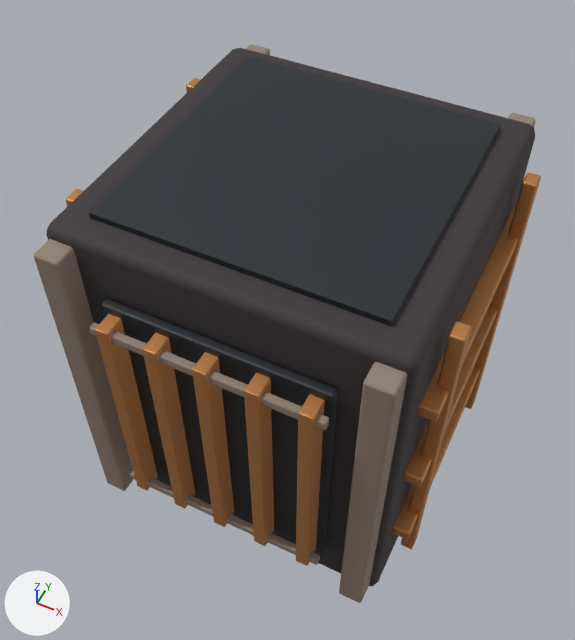
One commit to the glTF model godot/campaign/art/structures/uplink-shaft-0.glb: the scene before it, then after it.
Camera for both pictures: a camera (50 mm lens) standing at (0.606, -1.312, 2.098) and looking at (-0.036, -0.027, 0.492). The lights are fixed; the arrows at lower left show +X, +Y and +Z. The first picture is the older version. Where no turn or scale is listed for an object, it has been applied to the vertices. Vertices at exactly the same position are counted once.

The older version as bpy lines, for what is in view:
```python
me_cube_001 = bpy.data.meshes.new('Cube.001')
me_cube_001.from_pydata(...)  # 120 vertices, 228 faces; spans x -0.34..0.34, y -0.449..0.449, z 0.0..1.0
me_cube_001.materials.append(mat_uplink_2)  # dark grey #383d42
me_cube_002 = bpy.data.meshes.new('Cube.002')
me_cube_002.from_pydata(...)  # 448 vertices, 864 faces; spans x -0.403..0.403, y -0.493..0.493, z 0.04..0.96
me_cube_002.materials.append(mat_uplink_1)  # brown #968679
me_cube_005 = bpy.data.meshes.new('Cube.005')
me_cube_005.from_pydata(...)  # 1120 vertices, 2160 faces; spans x -0.47..0.47, y -0.501..0.501, z 0.06..0.94
me_cube_005.materials.append(mat_uplink_3)  # orange #cb8b51
ob_uplink_1 = bpy.data.objects.new('uplink_1', me_cube_002)
ob_uplink_1.location = (0.0, 0.0, 0.0)
ob_uplink_2 = bpy.data.objects.new('uplink_2', me_cube_001)
ob_uplink_2.location = (0.0, 0.0, 0.0)
ob_uplink_3 = bpy.data.objects.new('uplink_3', me_cube_005)
ob_uplink_3.location = (0.0, 0.0, 0.0)
# also in view: 'uplink_0' at (0.0, 0.0, 0.5)
```
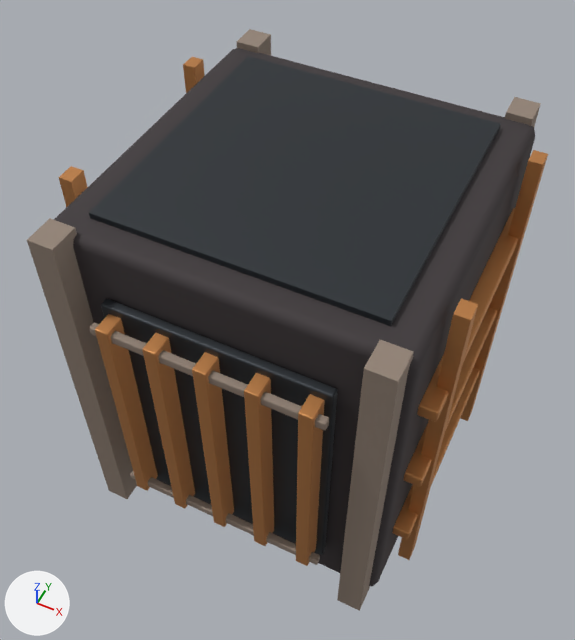
Where the change shows, as pixel boxes (x1, y1, x2, y2) in the pictures (575 x 640 px):
'uplink_3', reshaped: before (66, 78, 541, 566); after (59, 57, 548, 566)
'uplink_1', reshaped: before (34, 44, 536, 603); after (27, 29, 541, 611)
part 1 of me_cube_002, added (brown): after (237, 29, 271, 56)
part 2 of me_cube_002, added (brown): after (505, 97, 541, 127)
part 3 of me_cube_002, added (brown): after (27, 218, 137, 499)
part 4 of me_cube_002, added (brown): after (337, 340, 414, 611)
part 5 of me_cube_002, deleted (mostly hidden): before (246, 44, 270, 55)
part 6 of me_cube_002, deleted (mostly hidden): before (508, 113, 536, 127)
part 7 of me_cube_005, added (orange): after (59, 166, 87, 207)
part 8 of me_cube_005, added: after (461, 150, 548, 421)
part 9 of me_cube_005, added (orange): after (398, 299, 478, 560)
part 10 of me_cube_005, deleted (mostly hidden): before (66, 189, 83, 206)
part 11 of me_cube_005, built on (mostly hidden before): before (186, 78, 200, 92); after (183, 57, 205, 93)

Diff of the bpy script that builds the scene:
```diff
--- a/godot/campaign/art/structures/uplink-shaft-0.glb.py
+++ b/godot/campaign/art/structures/uplink-shaft-0.glb.py
@@ me_cube_002 @@
 # used by ob_uplink_1; location = (0.0, 0.0, 0.0)
-me_cube_002.from_pydata(...)  # 448 vertices, 864 faces; spans x -0.403..0.403, y -0.493..0.493, z 0.04..0.96
+me_cube_002.from_pydata(...)  # 256 vertices, 480 faces; spans x -0.403..0.403, y -0.493..0.493, z 0.0..1.0
+# me_cube_002 part 1: a new loose piece, a box spanning x -0.403..-0.338, y 0.4..0.476, z 0.0..1.0, in mat_uplink_1 (brown #968679)
+# me_cube_002 part 2: a new loose piece, a box spanning x 0.338..0.403, y 0.4..0.476, z 0.0..1.0, in mat_uplink_1 (brown #968679)
+# me_cube_002 part 3: a new loose piece, a box spanning x -0.403..-0.338, y -0.476..-0.401, z 0.0..1.0, in mat_uplink_1 (brown #968679)
+# me_cube_002 part 4: a new loose piece, a box spanning x 0.338..0.403, y -0.476..-0.401, z 0.0..1.0, in mat_uplink_1 (brown #968679)
+# me_cube_002 part 5: the loose piece of 56 vertices spanning x -0.403..-0.338, y 0.4..0.476, z 0.04..0.96 is deleted
+# me_cube_002 part 6: the loose piece of 56 vertices spanning x 0.338..0.403, y 0.4..0.476, z 0.04..0.96 is deleted
+# other edits to the shape of me_cube_002 do not show in these pictures
 me_cube_002.materials.append(mat_uplink_1)
@@ me_cube_005 @@
 # used by ob_uplink_3; location = (0.0, 0.0, 0.0)
-me_cube_005.from_pydata(...)  # 1120 vertices, 2160 faces; spans x -0.47..0.47, y -0.501..0.501, z 0.06..0.94
+me_cube_005.from_pydata(...)  # 928 vertices, 1776 faces; spans x -0.47..0.47, y -0.501..0.501, z 0.0..1.0
+# me_cube_005 part 7: a new loose piece, a box spanning x -0.47..-0.436, y -0.283..-0.238, z 0.0..1.0, in mat_uplink_3 (orange #cb8b51)
+# me_cube_005 part 8: a new loose piece, a box spanning x 0.436..0.47, y 0.237..0.283, z 0.0..1.0, in mat_uplink_3 (orange #cb8b51)
+# me_cube_005 part 9: a new loose piece, a box spanning x 0.436..0.47, y -0.283..-0.238, z 0.0..1.0, in mat_uplink_3 (orange #cb8b51)
+# me_cube_005 part 10: the loose piece of 56 vertices spanning x -0.47..-0.436, y -0.283..-0.238, z 0.06..0.94 is deleted
+# me_cube_005 part 11
+# 54 vertices are removed from x -0.47..-0.436, y 0.237..0.283, z 0.06..0.94
+# 108 faces are deleted
+# 2 vertices move from x -0.468..-0.465, y 0.278..0.28, z 0.06..0.062 to x -0.47..-0.436, y 0.238..0.283, z 0.0
+# 6 vertices are added at (-0.47, 0.283, 0.0), (-0.47, 0.282, 1.0), (-0.47, 0.237, 1.0), (-0.436, 0.238, 0.0), (-0.436, 0.282, 1.0), (-0.436, 0.237, 1.0)
+# 12 new faces join them
+# other edits to the shape of me_cube_005 do not show in these pictures
 me_cube_005.materials.append(mat_uplink_3)
```
